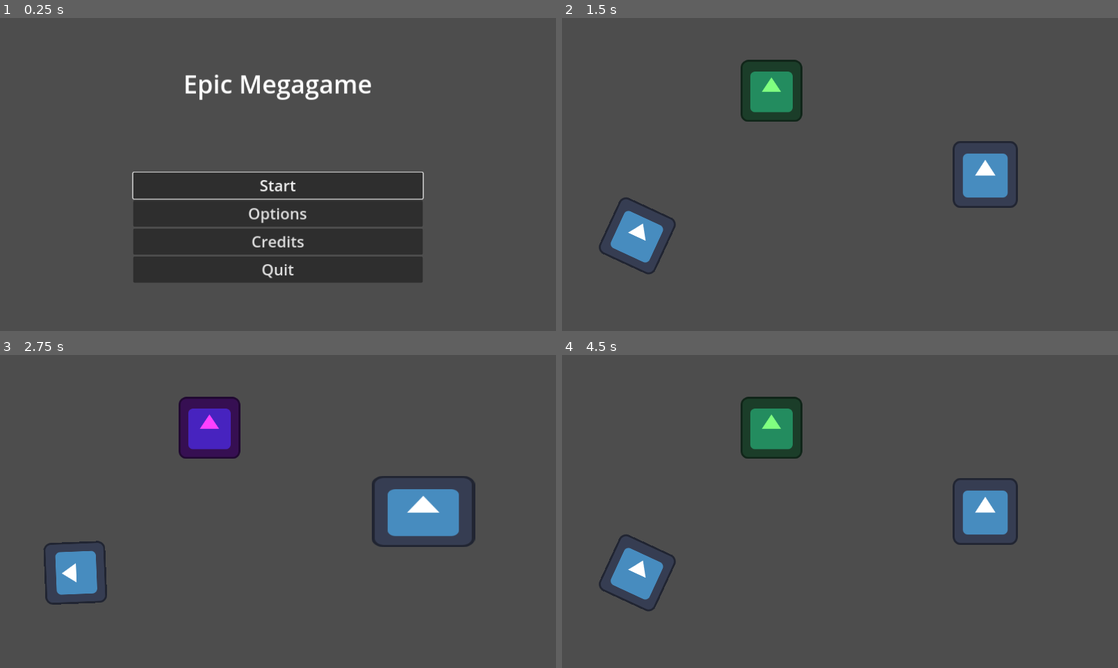
Above: before the commit, frames 1-4 (two rows, left to right).
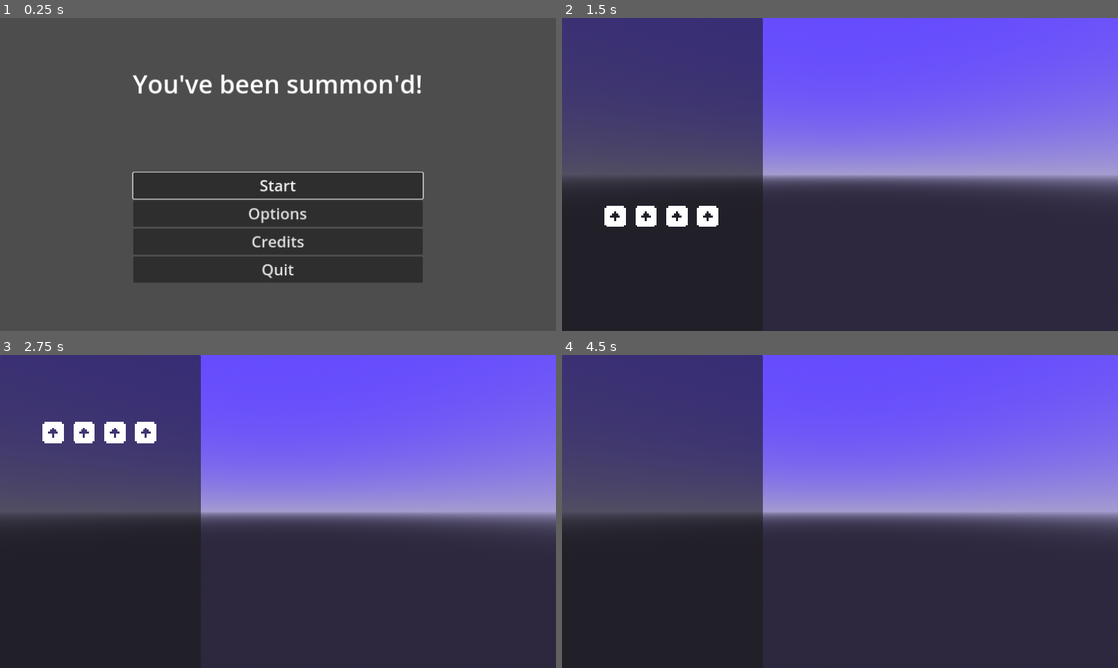
Above: after the commit, the same moments.

Repository: Yngwarr/ludum-dare-55
Game: Godot game, scene res://scenes/MainMenu.tscn
Same seed, same stepped clock (60 frames per second), same inputs: the game is played once before the commit and once after it. The engine's default icon, where the game draws it, is replaced by a stand-in: a white triangle on a blue panel in a dark square.
Inputs:
- Up to frame 1 (0.25 s): no input
- Up to frame 2 (1.5 s): click "Start" at 0.5 s
- Up to frame 3 (2.75 s): no input
- Up to frame 4 (4.5 s): no input

The runs differ from the first frame. In frame 1, 1.6% of the frame differs, in the area x 23-76%, y 18-27%; in frame 2, 96%, in the area x 0-100%, y 0-100%; in frame 3, 96%; in frame 4, 96%.

Commit message:
something totally works

Diff:
--- a/project.godot
+++ b/project.godot
@@ -10,7 +10,7 @@
 
 [application]
 
-config/name="Game Jam Template"
+config/name="Summoning"
 run/main_scene="res://scenes/MainMenu.tscn"
 config/features=PackedStringArray("4.2", "GL Compatibility")
 config/icon="res://icon.svg"
--- a/scenes/Game.tscn
+++ b/scenes/Game.tscn
@@ -1,13 +1,14 @@
-[gd_scene load_steps=16 format=3 uid="uid://csahdmph2aji4"]
+[gd_scene load_steps=17 format=3 uid="uid://csahdmph2aji4"]
 
 [ext_resource type="Script" path="res://src/Game.gd" id="1_wmfvw"]
+[ext_resource type="PackedScene" uid="uid://dqxmx546o8wko" path="res://scenes/Prompt.tscn" id="2_mk5hc"]
+[ext_resource type="PackedScene" uid="uid://b264vceoqwp8k" path="res://scenes/PromptCatcher.tscn" id="2_vuer4"]
+[ext_resource type="Script" path="res://src/MelodyController.gd" id="2_x7p76"]
 [ext_resource type="Script" path="res://src/UI/PauseMenu.gd" id="2_xdcds"]
 [ext_resource type="PackedScene" uid="uid://dp02anwflcyv8" path="res://scenes/OptionsWindow.tscn" id="3_j5m3f"]
 [ext_resource type="Shader" path="res://shaders/blur.gdshader" id="3_tg1ur"]
 [ext_resource type="Script" path="res://src/UI/ShowPopupButton.gd" id="5_k0seo"]
 [ext_resource type="Script" path="res://src/UI/ChangeSceneButton.gd" id="6_2c0ui"]
-[ext_resource type="AudioStream" uid="uid://b2w6q0xx1b6fx" path="res://sfx/bass.wav" id="6_lyifp"]
-[ext_resource type="AudioStream" uid="uid://cd2hwotdnkao1" path="res://sfx/drum.wav" id="7_3ipul"]
 [ext_resource type="Script" path="res://src/Pause.gd" id="8_cpxey"]
 [ext_resource type="Texture2D" uid="uid://bmetb0g61y3bv" path="res://icon.svg" id="8_lyls7"]
 
@@ -20,97 +21,57 @@
 [sub_resource type="LabelSettings" id="LabelSettings_sgf64"]
 font_size = 52
 
-[sub_resource type="Animation" id="Animation_s7kd2"]
-length = 0.001
-tracks/0/type = "value"
-tracks/0/imported = false
-tracks/0/enabled = true
-tracks/0/path = NodePath("Icon:modulate")
-tracks/0/interp = 1
-tracks/0/loop_wrap = true
-tracks/0/keys = {
-"times": PackedFloat32Array(0),
-"transitions": PackedFloat32Array(1),
-"update": 0,
-"values": [Color(1, 1, 1, 1)]
-}
-tracks/1/type = "value"
-tracks/1/imported = false
-tracks/1/enabled = true
-tracks/1/path = NodePath("Icon2:rotation")
-tracks/1/interp = 1
-tracks/1/loop_wrap = true
-tracks/1/keys = {
-"times": PackedFloat32Array(0),
-"transitions": PackedFloat32Array(1),
-"update": 0,
-"values": [0.0]
-}
-tracks/2/type = "value"
-tracks/2/imported = false
-tracks/2/enabled = true
-tracks/2/path = NodePath("Icon3:scale")
-tracks/2/interp = 1
-tracks/2/loop_wrap = true
-tracks/2/keys = {
-"times": PackedFloat32Array(0),
-"transitions": PackedFloat32Array(1),
-"update": 0,
-"values": [Vector2(1, 1)]
-}
+[sub_resource type="ProceduralSkyMaterial" id="ProceduralSkyMaterial_4rlom"]
+sky_top_color = Color(0.388235, 0.286275, 1, 1)
+sky_horizon_color = Color(0.642157, 0.611765, 0.810784, 1)
+ground_bottom_color = Color(0.180392, 0.160784, 0.243137, 1)
+ground_horizon_color = Color(0.642157, 0.611765, 0.810784, 1)
 
-[sub_resource type="Animation" id="Animation_nmfpk"]
-resource_name = "loop"
-loop_mode = 1
-tracks/0/type = "value"
-tracks/0/imported = false
-tracks/0/enabled = true
-tracks/0/path = NodePath("Icon:modulate")
-tracks/0/interp = 1
-tracks/0/loop_wrap = true
-tracks/0/keys = {
-"times": PackedFloat32Array(0, 0.2, 0.4, 0.6, 0.8, 1),
-"transitions": PackedFloat32Array(1, 1, 1, 1, 1, 1),
-"update": 0,
-"values": [Color(1, 1, 1, 1), Color(1, 0, 1, 1), Color(0, 1, 1, 1), Color(1, 1, 0, 1), Color(0, 1, 0, 1), Color(1, 1, 1, 1)]
-}
-tracks/1/type = "value"
-tracks/1/imported = false
-tracks/1/enabled = true
-tracks/1/path = NodePath("Icon2:rotation")
-tracks/1/interp = 2
-tracks/1/loop_wrap = true
-tracks/1/keys = {
-"times": PackedFloat32Array(0, 0.5, 1),
-"transitions": PackedFloat32Array(1.56917, 0.482968, 0.615572),
-"update": 0,
-"values": [0.0, 3.34056, 6.28319]
-}
-tracks/2/type = "value"
-tracks/2/imported = false
-tracks/2/enabled = true
-tracks/2/path = NodePath("Icon3:scale")
-tracks/2/interp = 1
-tracks/2/loop_wrap = true
-tracks/2/keys = {
-"times": PackedFloat32Array(0, 0.2, 0.4, 0.6, 0.8, 1),
-"transitions": PackedFloat32Array(1, 1, 1, 1, 1, 1),
-"update": 0,
-"values": [Vector2(1, 1), Vector2(1.901, 1.21), Vector2(1.846, 1.738), Vector2(1.416, 1.777), Vector2(1.115, 1.174), Vector2(1, 1)]
-}
+[sub_resource type="Sky" id="Sky_07qgv"]
+sky_material = SubResource("ProceduralSkyMaterial_4rlom")
 
-[sub_resource type="AnimationLibrary" id="AnimationLibrary_aiee3"]
-_data = {
-"RESET": SubResource("Animation_s7kd2"),
-"loop": SubResource("Animation_nmfpk")
-}
+[sub_resource type="Environment" id="Environment_e5kqh"]
+background_mode = 2
+sky = SubResource("Sky_07qgv")
+ssao_enabled = true
+sdfgi_enabled = true
 
-[node name="Game" type="Node2D" node_paths=PackedStringArray("pause_ctl", "pause_menu")]
+[node name="Game" type="Node3D" node_paths=PackedStringArray("pause_ctl", "pause_menu")]
 script = ExtResource("1_wmfvw")
 pause_ctl = NodePath("Pause")
 pause_menu = NodePath("PauseMenu")
 
+[node name="MelodyController" type="Node" parent="." node_paths=PackedStringArray("spawn_points", "prompt_container")]
+script = ExtResource("2_x7p76")
+spawn_points = [NodePath("../HUD/Panel/Spawn"), NodePath("../HUD/Panel/Spawn2"), NodePath("../HUD/Panel/Spawn3"), NodePath("../HUD/Panel/Spawn4")]
+prompt_container = NodePath("../HUD/Panel")
+prompt_scene = ExtResource("2_mk5hc")
+
 [node name="HUD" type="CanvasLayer" parent="."]
+
+[node name="Panel" type="Panel" parent="HUD"]
+anchors_preset = 15
+anchor_right = 1.0
+anchor_bottom = 1.0
+offset_right = -736.0
+grow_horizontal = 2
+grow_vertical = 2
+metadata/_edit_lock_ = true
+
+[node name="PromptCatcher" parent="HUD/Panel" instance=ExtResource("2_vuer4")]
+position = Vector2(212, 69)
+
+[node name="Spawn" type="Marker2D" parent="HUD/Panel"]
+position = Vector2(110, 594)
+
+[node name="Spawn2" type="Marker2D" parent="HUD/Panel"]
+position = Vector2(174, 594)
+
+[node name="Spawn3" type="Marker2D" parent="HUD/Panel"]
+position = Vector2(238, 594)
+
+[node name="Spawn4" type="Marker2D" parent="HUD/Panel"]
+position = Vector2(302, 594)
 
 [node name="PauseMenu" type="CanvasLayer" parent="." node_paths=PackedStringArray("resume_button", "options_menu")]
 process_mode = 2
@@ -187,29 +148,12 @@
 script = ExtResource("8_cpxey")
 pause_screen = NodePath("../PauseMenu")
 
-[node name="Bass" type="AudioStreamPlayer" parent="."]
-stream = ExtResource("6_lyifp")
-autoplay = true
-bus = &"Music"
+[node name="DirectionalLight3D" type="DirectionalLight3D" parent="."]
+transform = Transform3D(-0.866025, -0.433013, 0.25, 0, 0.5, 0.866025, -0.5, 0.75, -0.433013, 0, 0, 0)
+shadow_enabled = true
 
-[node name="Drum" type="AudioStreamPlayer" parent="."]
-stream = ExtResource("7_3ipul")
-autoplay = true
-bus = &"SFX"
+[node name="WorldEnvironment" type="WorldEnvironment" parent="."]
+environment = SubResource("Environment_e5kqh")
 
-[node name="Icon" type="Sprite2D" parent="."]
-position = Vector2(434, 151)
-texture = ExtResource("8_lyls7")
-
-[node name="Icon2" type="Sprite2D" parent="."]
-position = Vector2(156, 451)
-texture = ExtResource("8_lyls7")
-
-[node name="Icon3" type="Sprite2D" parent="."]
-position = Vector2(877, 324)
-texture = ExtResource("8_lyls7")
-
-[node name="AnimationPlayer" type="AnimationPlayer" parent="."]
-libraries = {
-"": SubResource("AnimationLibrary_aiee3")
-}
+[node name="Camera3D" type="Camera3D" parent="."]
+transform = Transform3D(1, 0, 0, 0, 1, 0, 0, 0, 1, 0, 0.695337, 0.935285)
--- a/scenes/MainMenu.tscn
+++ b/scenes/MainMenu.tscn
@@ -21,7 +21,7 @@
 offset_top = 100.0
 offset_bottom = 175.0
 grow_horizontal = 2
-text = "Epic Megagame"
+text = "You've been summon'd!"
 label_settings = SubResource("LabelSettings_8bkd4")
 horizontal_alignment = 1
 
--- /dev/null
+++ b/scenes/Prompt.tscn
@@ -0,0 +1,12 @@
+[gd_scene load_steps=3 format=3 uid="uid://dqxmx546o8wko"]
+
+[ext_resource type="Texture2D" uid="uid://cbojivyq5kgh2" path="res://img/arrow_up.png" id="1_d0i5s"]
+[ext_resource type="Script" path="res://src/Prompt.gd" id="1_h5f3l"]
+
+[node name="Prompt" type="Node2D"]
+script = ExtResource("1_h5f3l")
+
+[node name="ArrowUp" type="Sprite2D" parent="."]
+texture_filter = 1
+scale = Vector2(4, 4)
+texture = ExtResource("1_d0i5s")
--- /dev/null
+++ b/scenes/PromptCatcher.tscn
@@ -0,0 +1,11 @@
+[gd_scene load_steps=2 format=3 uid="uid://b264vceoqwp8k"]
+
+[sub_resource type="RectangleShape2D" id="RectangleShape2D_lvoq2"]
+size = Vector2(300, 64)
+
+[node name="PromptCatcher" type="Node2D"]
+
+[node name="Area2D" type="Area2D" parent="."]
+
+[node name="CollisionShape2D" type="CollisionShape2D" parent="Area2D"]
+shape = SubResource("RectangleShape2D_lvoq2")
--- a/src/Game.gd
+++ b/src/Game.gd
@@ -1,4 +1,4 @@
-extends Node2D
+extends Node3D
 
 ## The game node, the beginning of all, the almighty entry point, the place,
 ## where your dreams come true! Adjust to your likings and may the code be with
@@ -10,5 +10,3 @@
 func _ready() -> void:
 	pause_menu.modal_open.connect(pause_ctl.drop_next)
 	pause_menu.resume_pressed.connect(pause_ctl.unpause)
-
-	$AnimationPlayer.play("loop")
--- /dev/null
+++ b/src/MelodyController.gd
@@ -0,0 +1,12 @@
+class_name MelodyController
+extends Node
+
+@export var spawn_points: Array[Node2D]
+@export var prompt_container: Control
+@export var prompt_scene: PackedScene
+
+func _ready() -> void:
+    for spawn in spawn_points:
+        var prompt = prompt_scene.instantiate()
+        prompt.position = spawn.position
+        prompt_container.add_child(prompt)
--- /dev/null
+++ b/src/Prompt.gd
@@ -0,0 +1,11 @@
+class_name Prompt
+extends Node2D
+
+func _ready() -> void:
+    pass
+
+func _process(delta: float) -> void:
+    if !visible:
+        return
+
+    translate(Vector2.UP * delta * 200)
Binary file added: img/arrow_up.png
Not shown, changed: img/arrow_up.png.import
